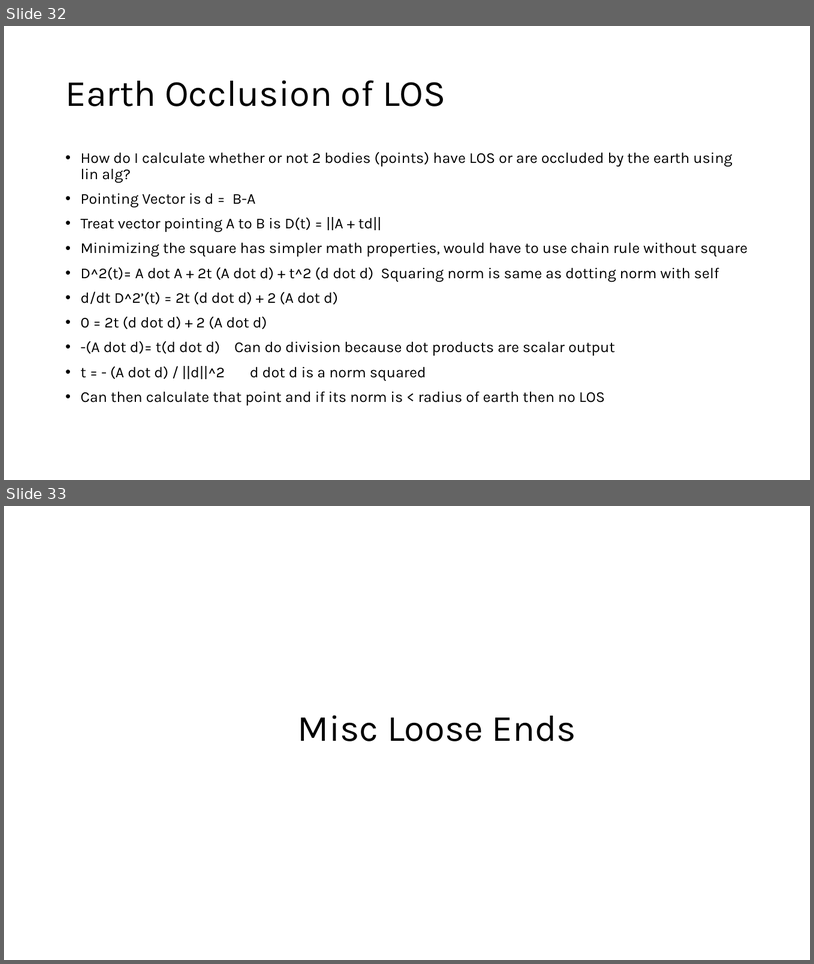
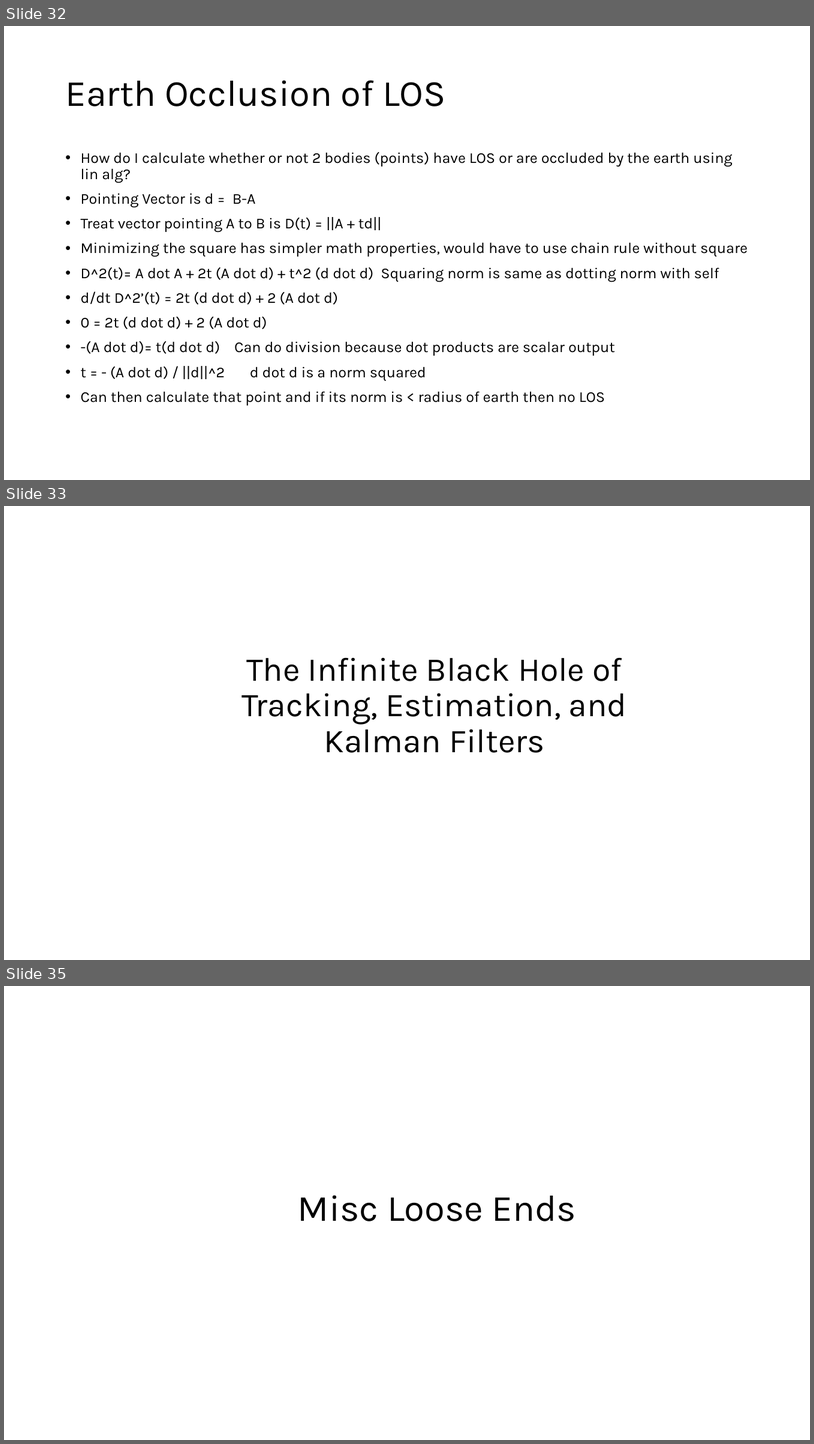
Before and after one commit to jeremyjestel/apogee, a slide deck: docs/Apogee_Progession.pptx. Shown one above the other, each under a label of ours: slides 32 and 33 before the commit, slides 32, 33 and 35 after it; the slides between them are not shown. The pictures are 814x964 and 814x1444 pixels, drawn with LibreOffice and Linux fonts; fonts in the diff are those of the drawing. Boxes give left, top, right and bottom in pixels: in the first picture for what was removed or moved away, otherwise in the second. Text is boxed around its words. In the diff, an @@ line names an element or a change of style, - is before the commit and + after.

Commit message:
starting kalman filter research

```diff
--- a/docs/Apogee_Progession.pptx
+++ b/docs/Apogee_Progession.pptx
@@ slide 33 added at [4,506,810,960], background #FFFFFF @@
@@ title added at [242,658,627,753], 39.6 pt, text #000000 @@
+The Infinite Black Hole of Tracking, Estimation, and Kalman Filters
@@ what was slide 33 is now slide 35 @@
```
Also in this commit, not shown: 1 slide changed, 1 other slide added, 18 other files.
